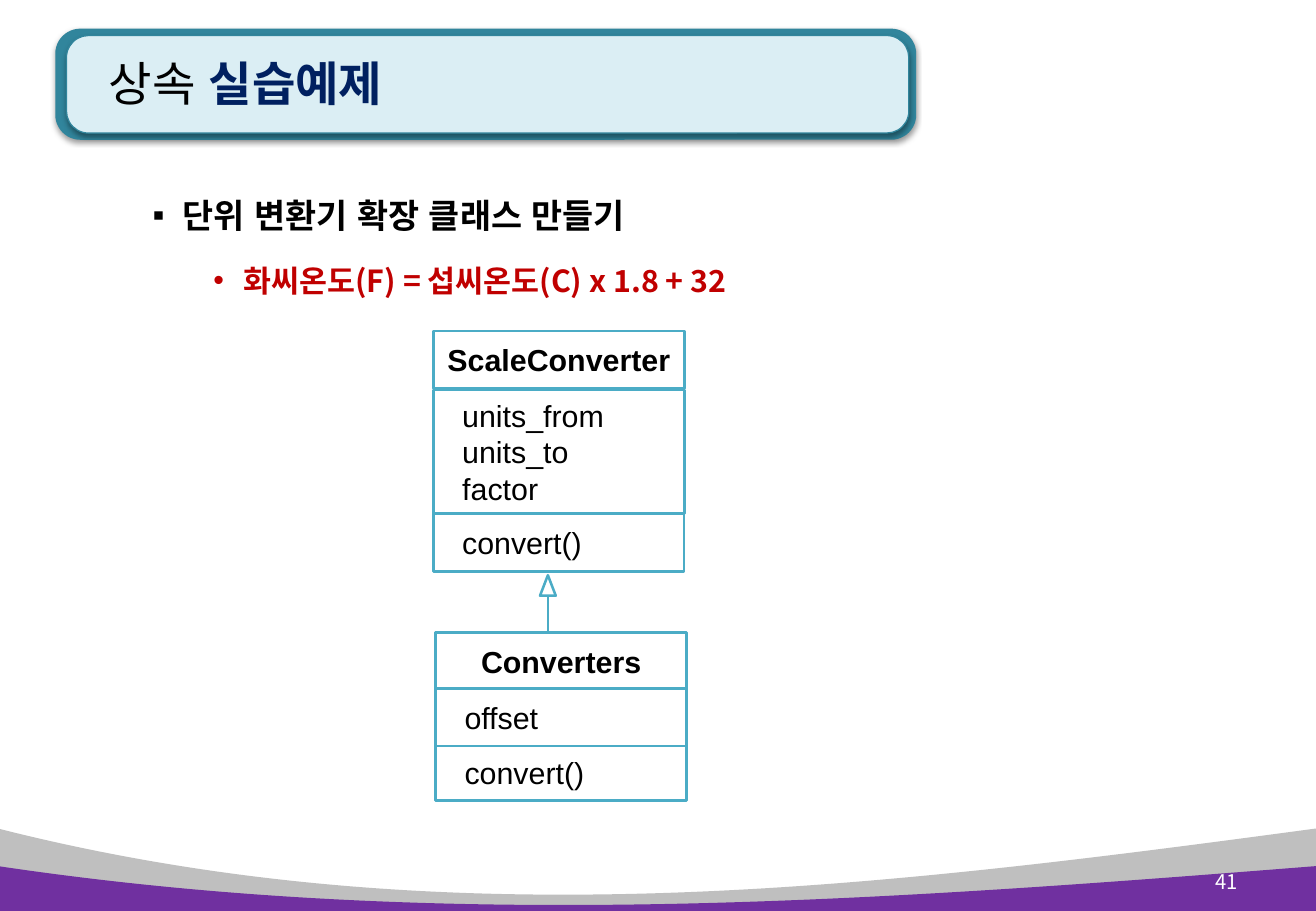
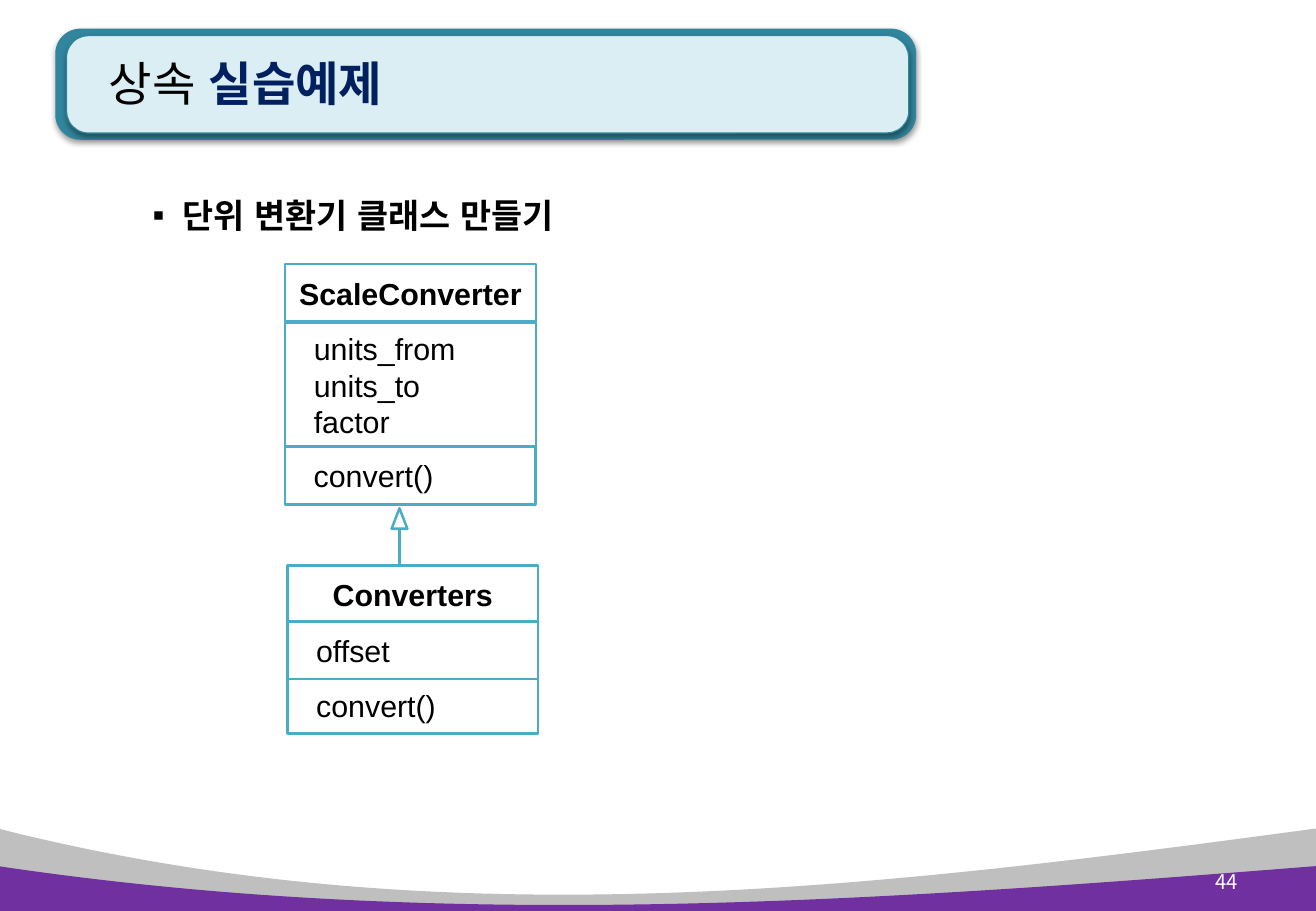
Before and after one commit to AhNyx/js_works, a slide deck: slide 44 of pyworks/python_ppt/Python 7장. 클래스와 상속 .pptx (slide 41 before the commit). Drawn at 1316x911 pixels with LibreOffice and Linux fonts; fonts in the diff are those of the drawing. Boxes give left, top, right and bottom in pixels: in the first picture for what was removed or moved away, otherwise in the second. Text is boxed around its words. In the diff, an @@ line names an element or a change of style, - is before the commit and + after.

```diff
--- a/pyworks/python_ppt/Python 7장. 클래스와 상속 .pptx
+++ b/pyworks/python_ppt/Python 7장. 클래스와 상속 .pptx
@@ text at (x1=183, y1=199, x2=553, y2=231): text changed; size 18 to 20 pt; text colour #C00000 to #000000 @@
-▪ 단위 변환기 확장 클래스 만들기
-  • 화씨온도(F) = 섭씨온도(C) x 1.8 + 32
+▪ 단위 변환기 클래스 만들기
@@ triangle moved from (x1=541, y1=576, x2=557, y2=597) to (x1=391, y1=508, x2=407, y2=529) @@
@@ 6 rectangles, 1 line moved together from (x1=434, y1=332, x2=688, y2=801) to (x1=286, y1=265, x2=540, y2=734) @@
@@ page number at (x1=1216, y1=868, x2=1238, y2=889): text changed @@
-41
+44
```
Also in this commit, not shown: 16 other slides changed, 4 slides added, 31 other files.
